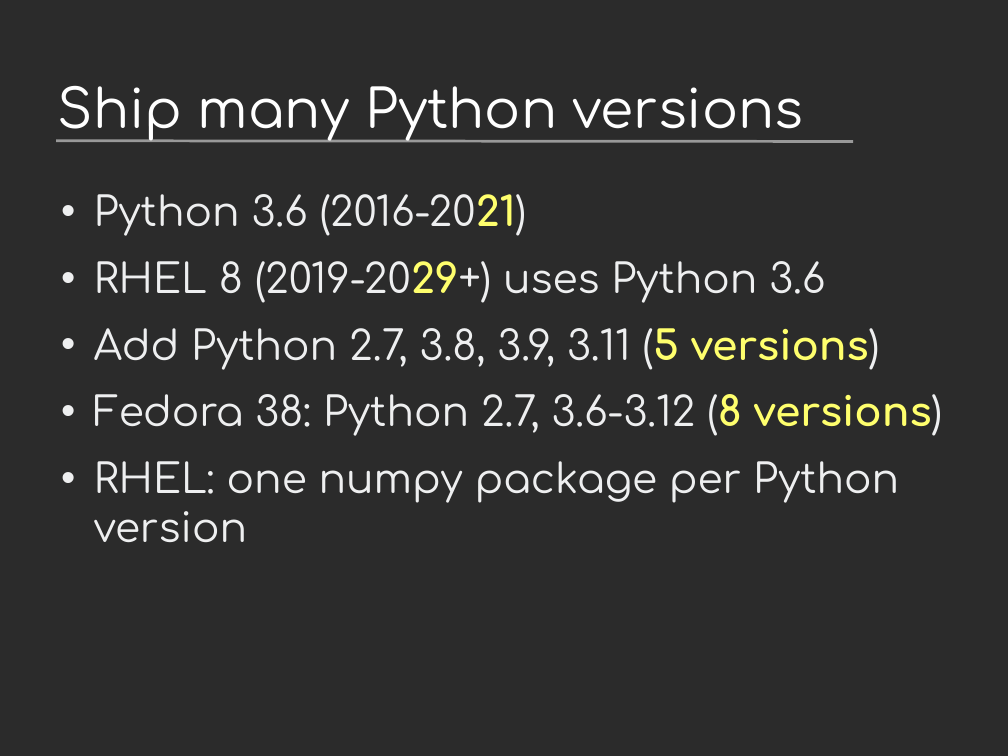
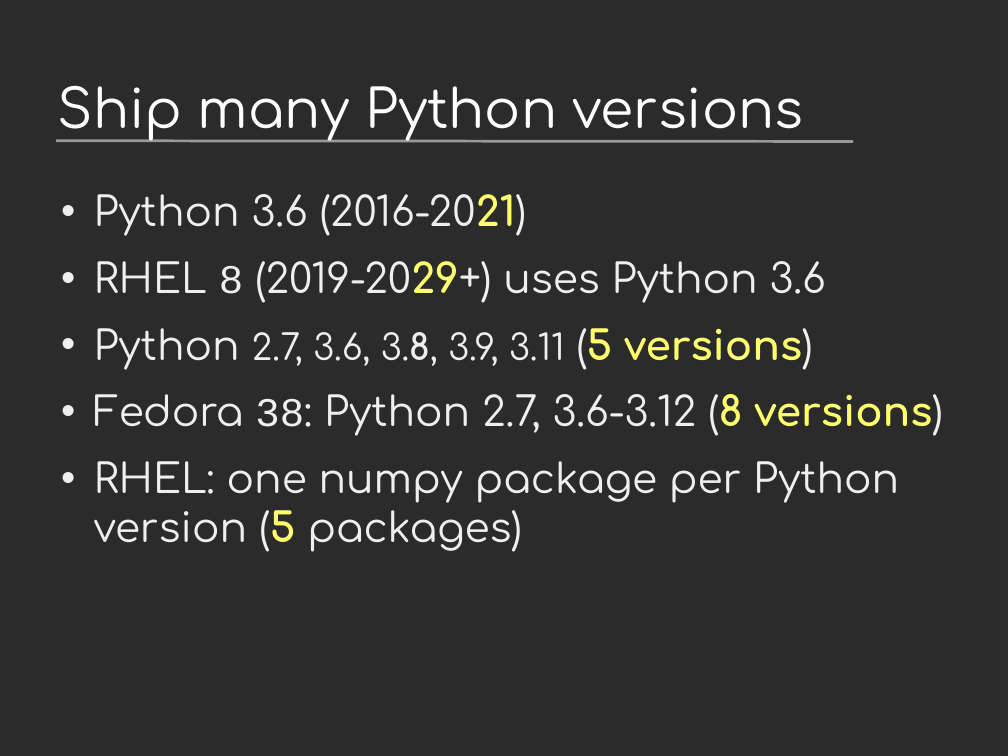
Before and after one commit to vstinner/talks, a slide deck: slide 7 of 2023-CoreDevSprint-Brno/c-api.odp. Drawn at 1008x756 pixels with LibreOffice and Linux fonts; fonts in the diff are those of the drawing; background and template pictures are left out; a plain dark background stands for a picture behind light text. Boxes give left, top, right and bottom in pixels: in the first picture for what was removed or moved away, otherwise in the second. Text is boxed around its words. In the diff, an @@ line names an element or a change of style, - is before the commit and + after.

```diff
--- a/2023-CoreDevSprint-Brno/c-api.odp
+++ b/2023-CoreDevSprint-Brno/c-api.odp
@@ text at bbox=[94, 261, 943, 436]: font Comfortaa to Courier New in "8", "38:" @@
@@ text at bbox=[94, 328, 813, 369]: text changed; size 32 to 28 pt @@
-• Add Python 2.7, 3.8, 3.9, 3.11 (5 versions)
+• Python 2.7, 3.6, 3.8, 3.9, 3.11 (5 versions)
@@ text at bbox=[94, 461, 899, 551]: text changed @@
-• RHEL: one numpy package per Python version
+• RHEL: one numpy package per Python version (5 packages)
```
Also in this commit, not shown: 4 other slides changed, 2 slides added, 1 other file.
